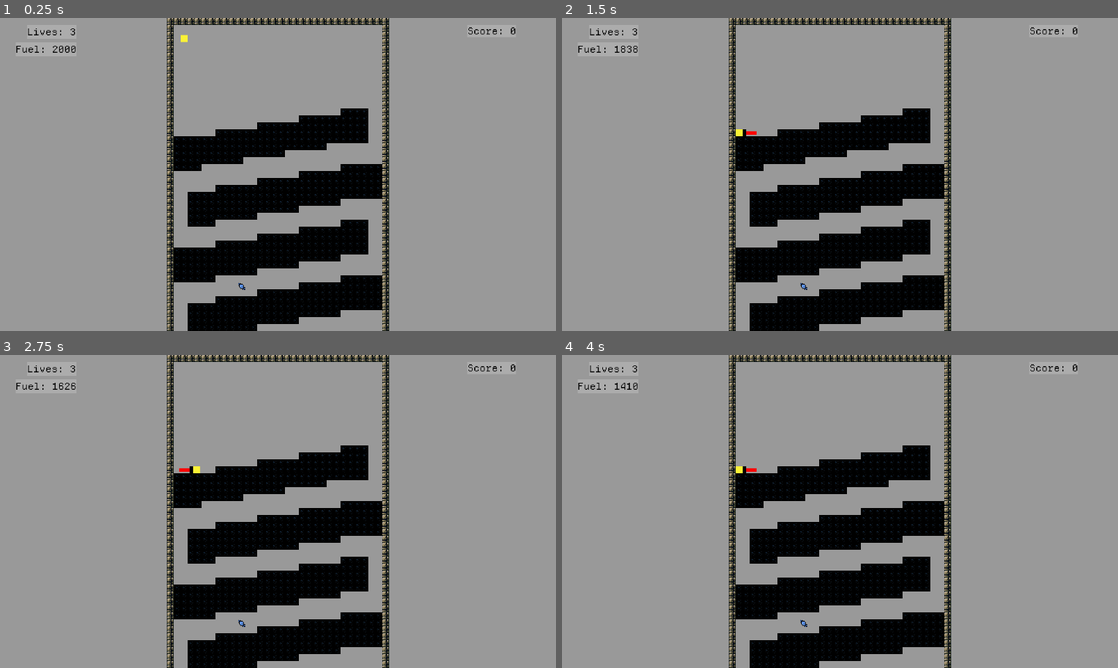
Above: before the commit, frames 1-4 (two rows, left to right).
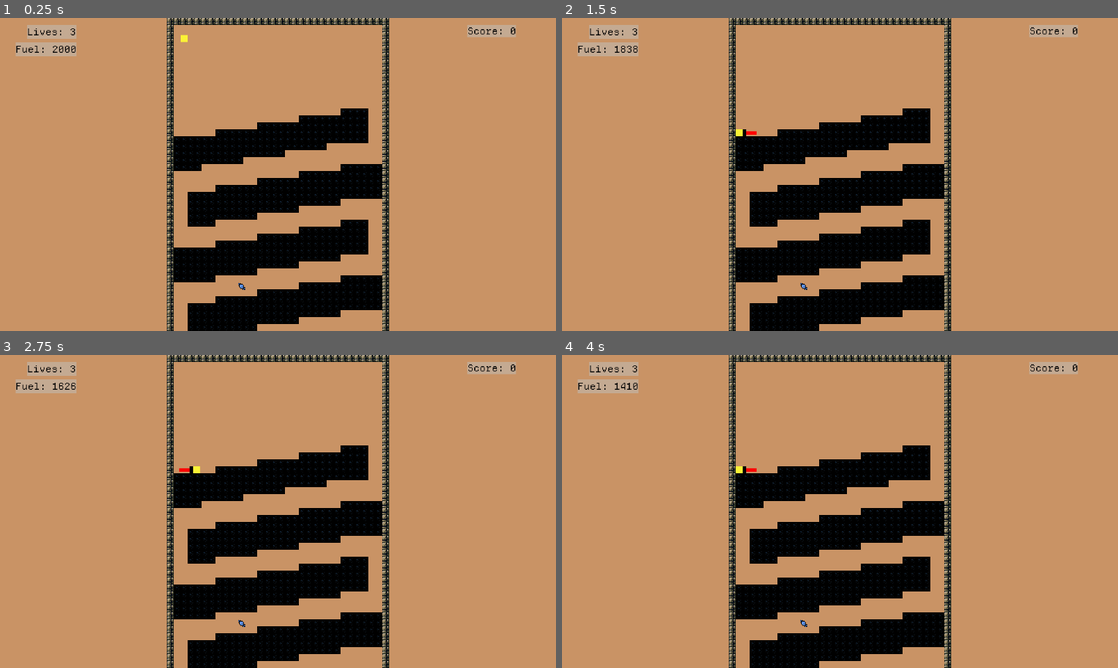
Above: after the commit, the same moments.

Repository: OSGH-web/balloon-movement-demo
Game: Godot game, scene res://scenes/main.tscn
Same seed, same stepped clock (60 frames per second), same inputs: the game is played once before the commit and once after it.
Inputs:
- Up to frame 1 (0.25 s): no input
- Up to frame 2 (1.5 s): tap Enter at 0.5 s; hold Right (ui_right) from 0.53 s (still down); tap Up (ui_up) at 0.77 s; tap Space at 1.25 s
- Up to frame 3 (2.75 s): tap Up (ui_up) at 1.52 s; release Right (ui_right) at 2.03 s; hold Left (ui_left) from 2.03 s (still down)
- Up to frame 4 (4 s): tap Enter at 2.75 s; release Left (ui_left) at 2.78 s; hold Right (ui_right) from 2.78 s (still down); tap Up (ui_up) at 3.02, 3.77 s; tap Space at 3.5 s

The runs differ from the first frame. In frame 1, 81% of the frame differs, in the area x 0-100%, y 0-100%; in frame 2, 81%; in frame 3, 81%; in frame 4, 81%.

Commit message:
update background color based on level ordering

Diff:
--- a/scripts/level_base.gd
+++ b/scripts/level_base.gd
@@ -16,6 +16,16 @@
 func _ready():
 	_update_level_bounds()
 	_update_player_camera()
+	_update_background_color()
+
+
+func _update_background_color():
+	var hue = (float(GameManager.curr_level)/float(len(GameManager.level_files)))
+	var bg_color = Color.from_hsv(hue, 0.5, 0.79, 1)
+
+	print("setting background to: " + str(bg_color))
+	RenderingServer.set_default_clear_color(bg_color)
+
 
 func _update_player_camera():
 	if Engine.is_editor_hint():
